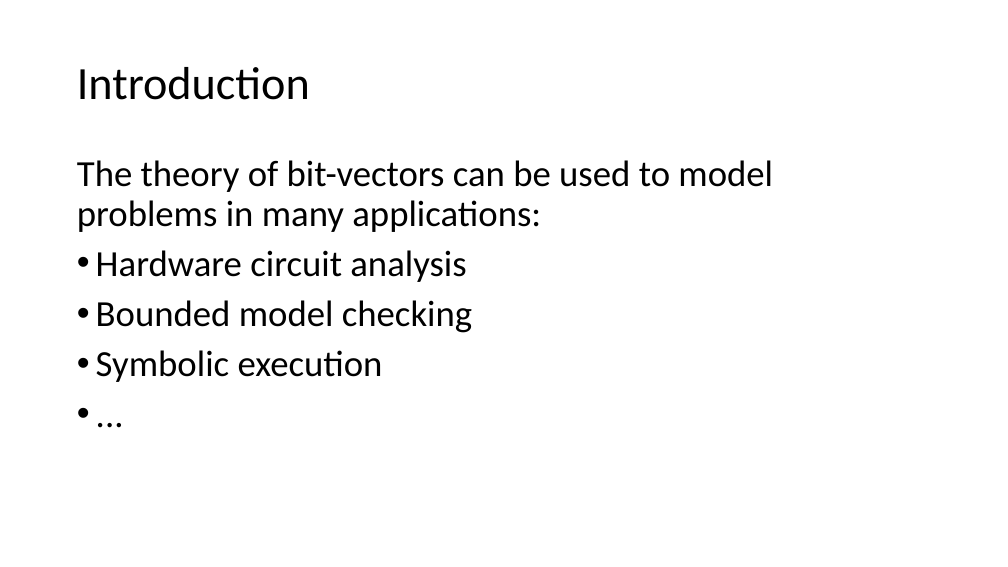
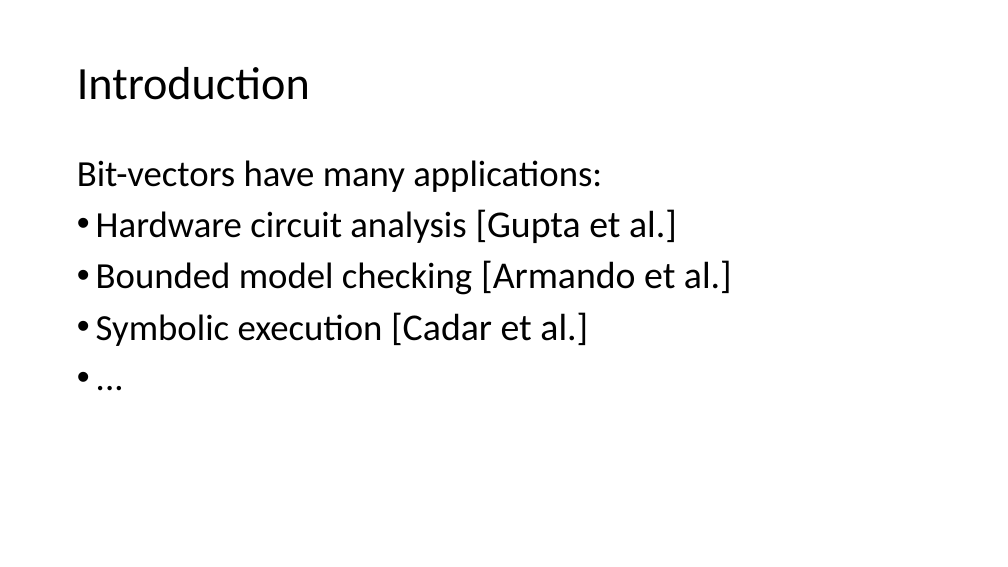
Before and after one commit to arjunvish/pxtp2019presentation, a slide deck: slide 2 of Presentation.pptx. Drawn at 1008x567 pixels with LibreOffice and Linux fonts; fonts in the diff are those of the drawing. Boxes give left, top, right and bottom in pixels: in the first picture for what was removed or moved away, otherwise in the second. Text is boxed around its words. In the diff, an @@ line names an element or a change of style, - is before the commit and + after.

```diff
--- a/Presentation.pptx
+++ b/Presentation.pptx
@@ text at <box>77,160,732,346</box>: text changed @@
-The theory of bit-vectors can be used to model problems in many applications:
-• Hardware circuit analysis
-• Bounded model checking
-• Symbolic execution
+Bit-vectors have many applications:
+• Hardware circuit analysis [Gupta et al.]
+• Bounded model checking [Armando et al.]
+• Symbolic execution [Cadar et al.]
```
Also in this commit, not shown: 10 other slides changed, 1 slide added, 1 slide removed.
